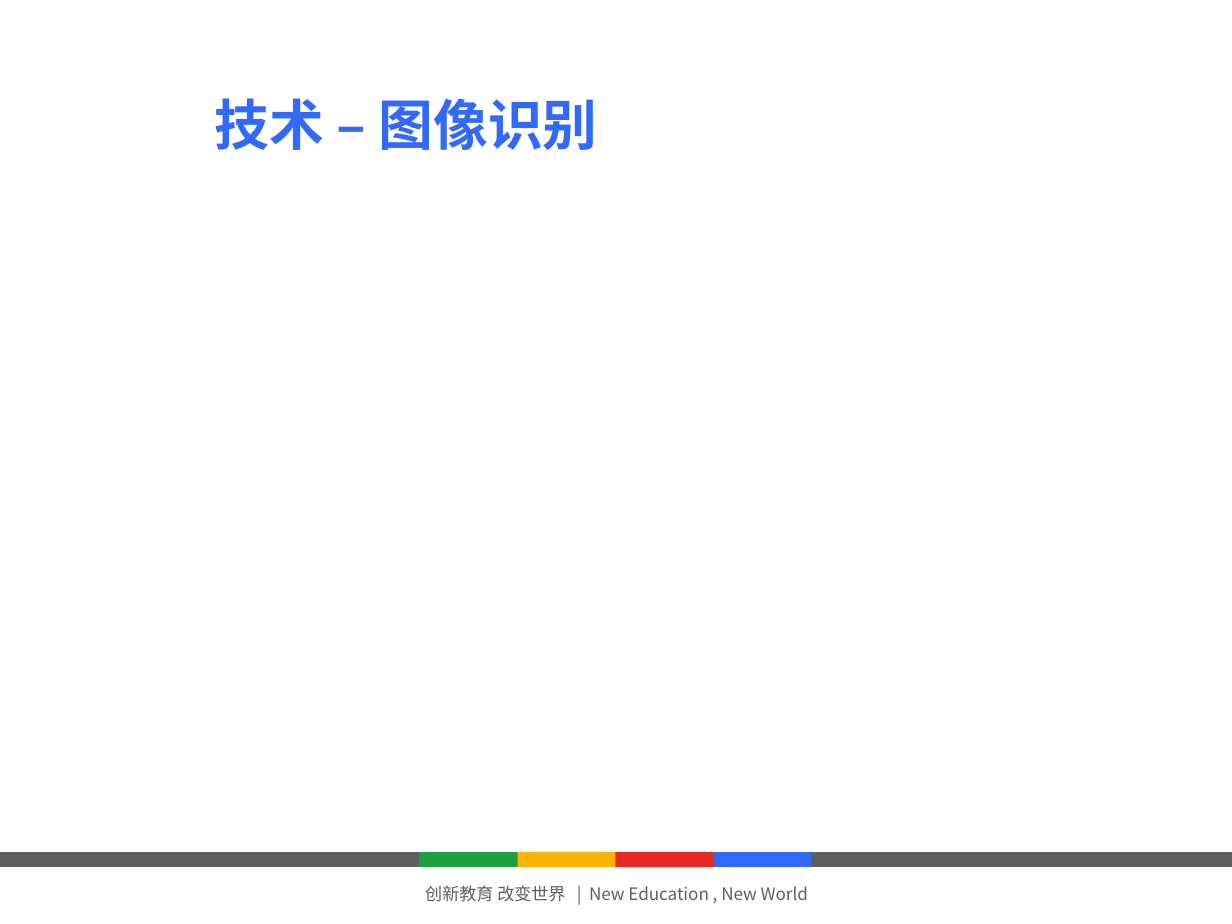
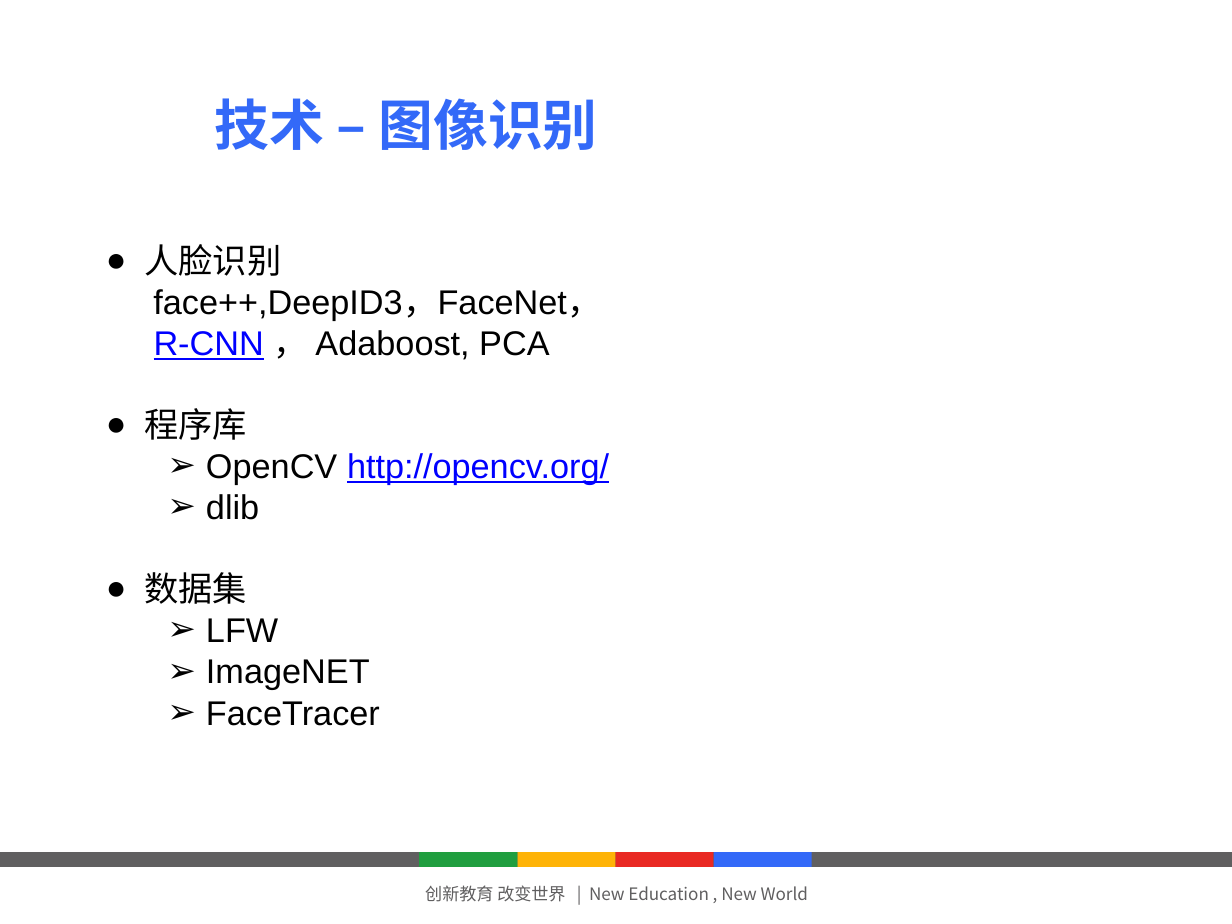
Before and after one commit to gavinzheng/whitepapercollection, a slide deck: slide 10 of work/Proctor/学堂云产品_线上监考-V1.pptx. Drawn at 1232x924 pixels with LibreOffice and Linux fonts; fonts in the diff are those of the drawing; background and template pictures are left out. Boxes give left, top, right and bottom in pixels: in the first picture for what was removed or moved away, otherwise in the second. Text is boxed around its words. In the diff, an @@ line names an element or a change of style, - is before the commit and + after.

```diff
--- a/work/Proctor/学堂云产品_线上监考-V1.pptx
+++ b/work/Proctor/学堂云产品_线上监考-V1.pptx
@@ text added at [144,244,609,726], 20 pt, text #000000 @@
+● 人脸识别
+face++,DeepID3，FaceNet，
+R-CNN ， Adaboost, PCA
+● 程序库
+  ➢ OpenCV http://opencv.org/
+  ➢ dlib
+● 数据集
+  ➢ LFW
+  ➢ ImageNET
+  ➢ FaceTracer
```
Also in this commit, not shown: 1 other slide changed, 7 slides added, 4 other files.
